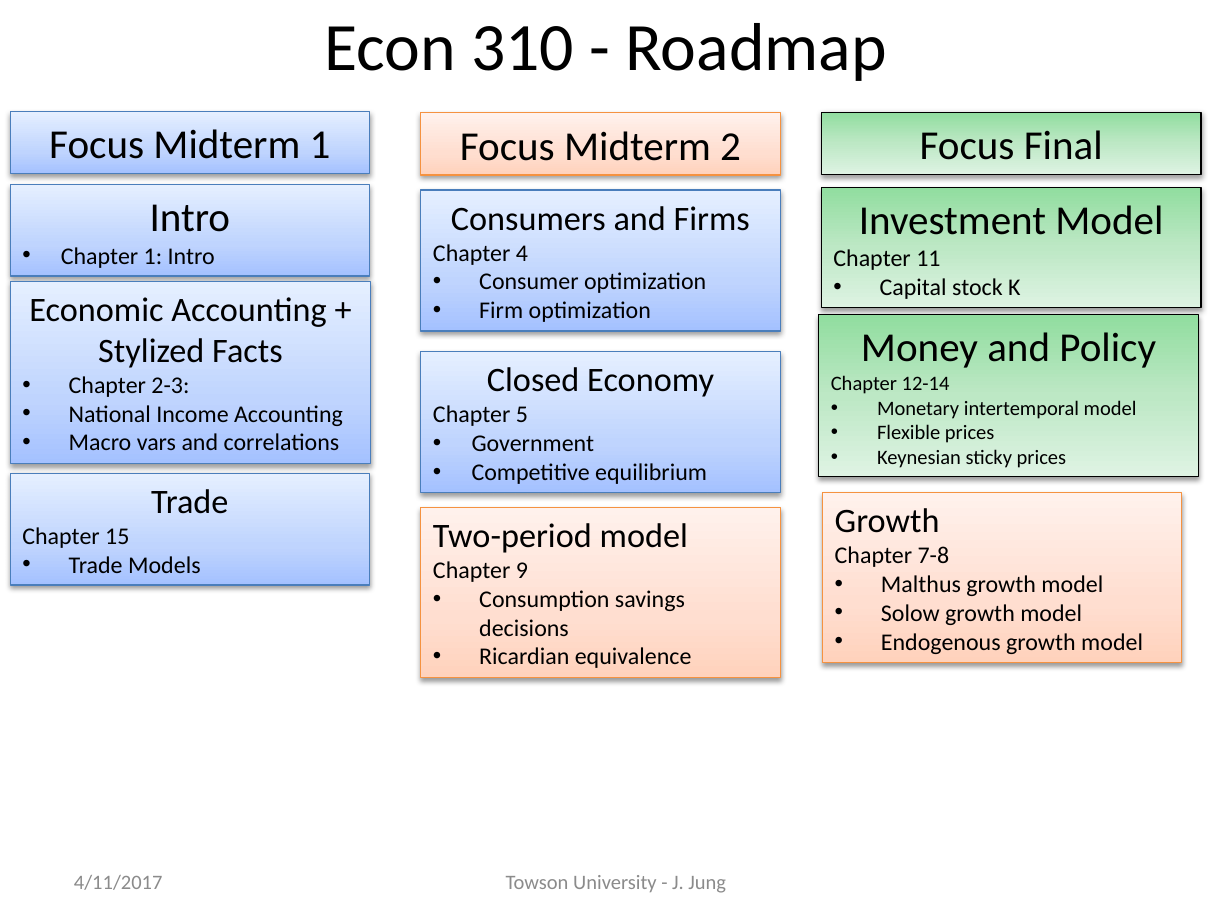
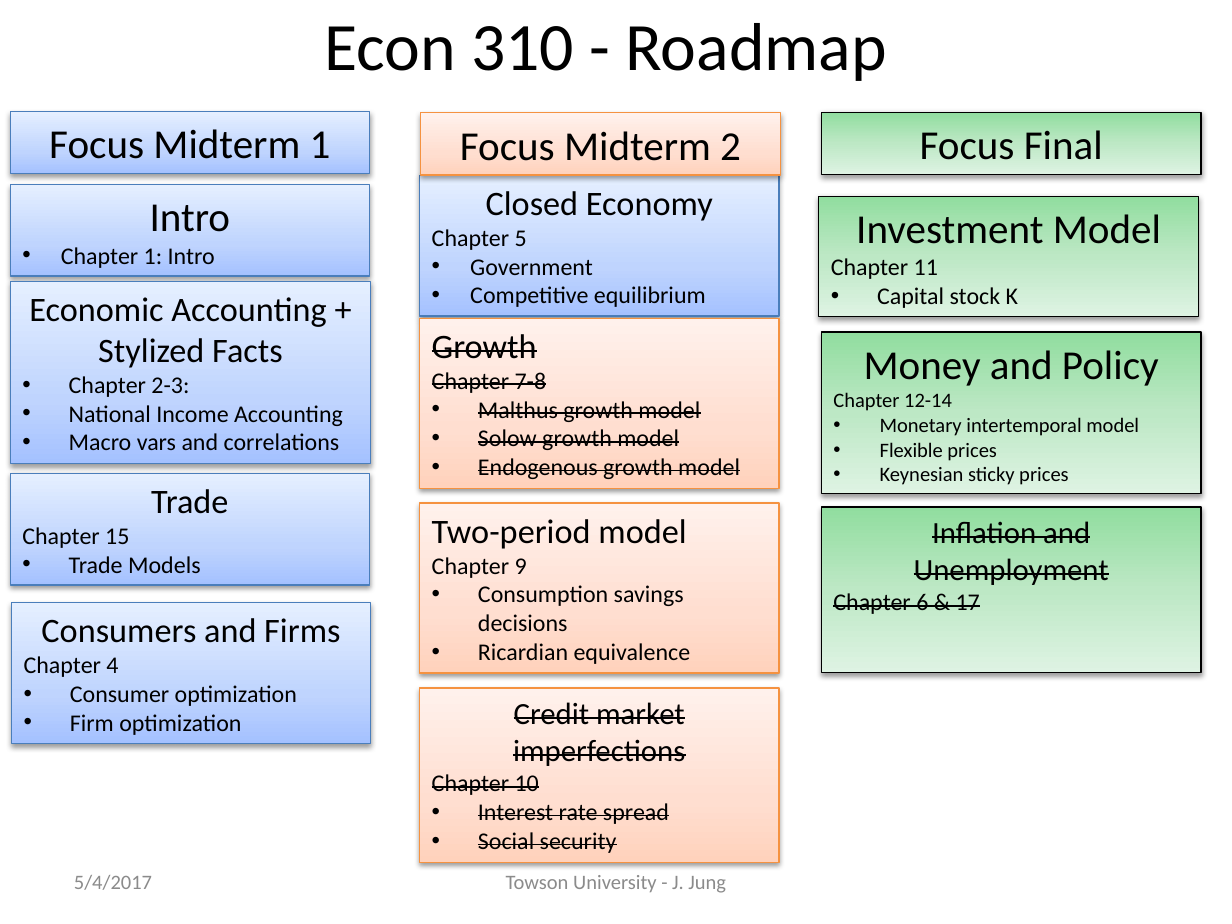
Before and after one commit to juejung/juejung.github.io, a slide deck: slide 1 of jdocs/Macro2/Chapter 0_Roadmap.pptx. Drawn at 1232x924 pixels with LibreOffice and Linux fonts; fonts in the diff are those of the drawing. Boxes give left, top, right and bottom in pixels: in the first picture for what was removed or moved away, otherwise in the second. Text is boxed around its words. In the diff, an @@ line names an element or a change of style, - is before the commit and + after.

Commit message:
new roadmap

```diff
--- a/jdocs/Macro2/Chapter 0_Roadmap.pptx
+++ b/jdocs/Macro2/Chapter 0_Roadmap.pptx
@@ rectangle "Closed Economy": place and size @@
-rectangle "Closed Economy" at (421,351,781,492)
+rectangle "Closed Economy" at (420,175,780,315)
@@ rectangle "Investment Model": place and size @@
-rectangle "Investment Model" at (822,187,1201,308)
+rectangle "Investment Model" at (819,196,1199,317)
@@ rectangle "Growth": place and size @@
-rectangle "Growth" at (823,493,1183,663)
+rectangle "Growth" at (420,318,780,488)
@@ rectangle "Growth" at (420,318,780,488): strikethrough on @@
@@ rectangle "Money and Policy": place and size @@
-rectangle "Money and Policy" at (819,315,1199,477)
+rectangle "Money and Policy" at (822,333,1201,494)
@@ rectangle "Two-period model": place and size @@
-rectangle "Two-period model" at (421,508,781,678)
+rectangle "Two-period model" at (420,503,780,673)
@@ rectangle added at (822,508,1201,674), fill gradient #91DEA0 to #BDE8C5 to #DFF3E3, outline #000000 0.75 pt, 18 pt, text #000000, strikethrough @@
+Inflation and Unemployment
+Chapter 6 & 17
@@ rectangle "Consumers and Firms": place and size @@
-rectangle "Consumers and Firms" at (421,190,781,330)
+rectangle "Consumers and Firms" at (11,602,371,743)
@@ rectangle added at (420,687,780,861), fill gradient #FFD2BD to #FFDED0 to #FFF2ED, outline #F69240 0.75 pt, 14 pt, text #000000, strikethrough @@
+Credit market imperfections
+Chapter 10
+• Interest rate spread
+• Social security
@@ text at (74,875,152,890): text changed @@
-4/11/2017
+5/4/2017
```
